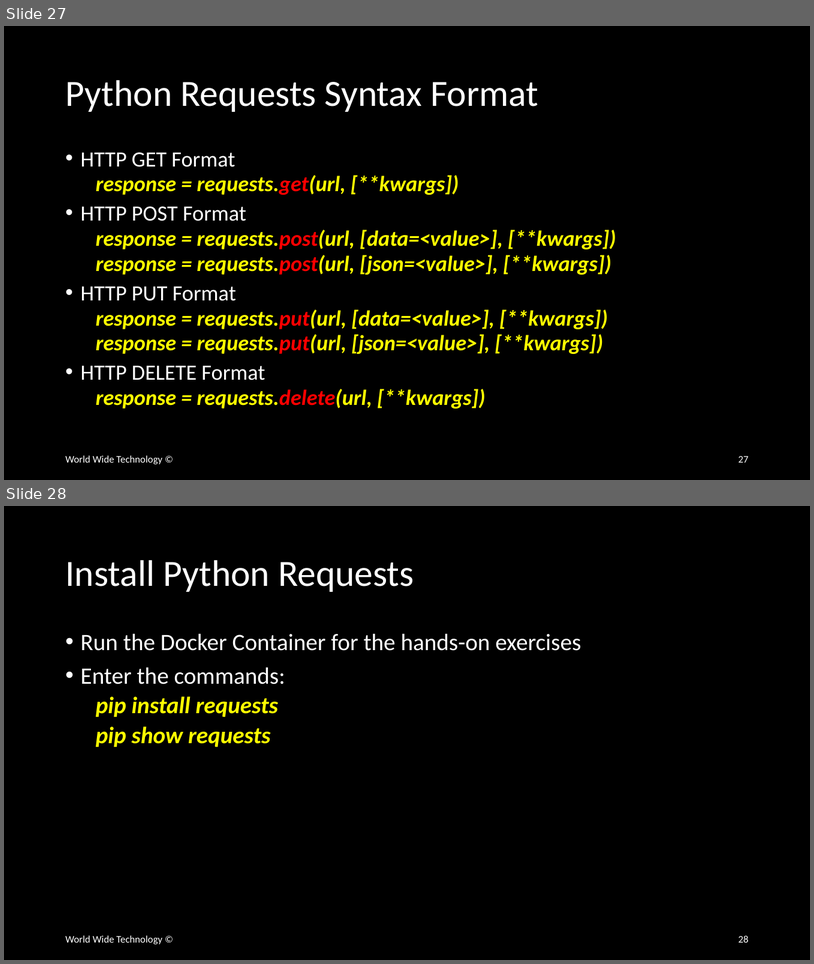
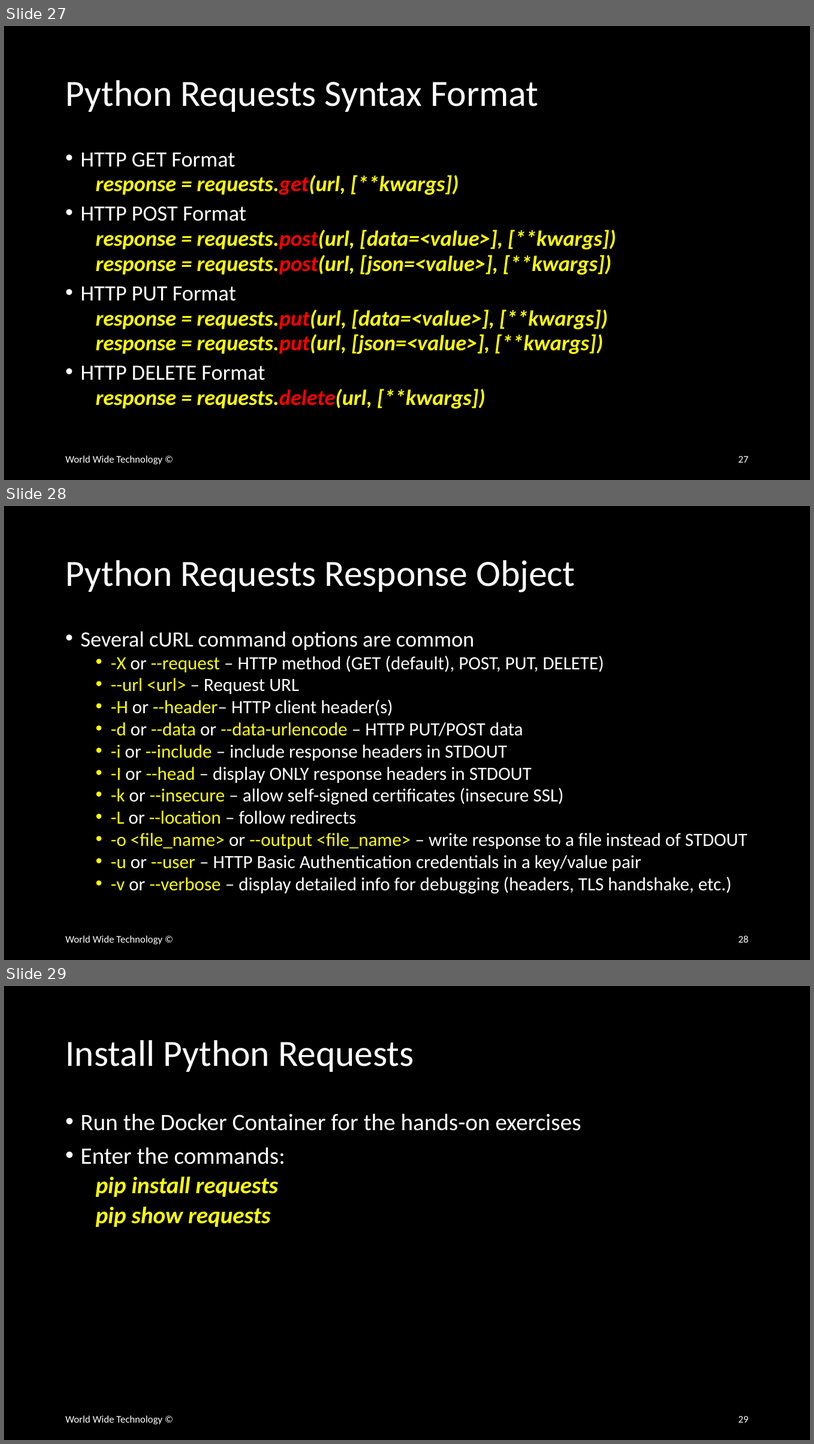
Before and after one commit to wwt/curl-requests-foundations, a slide deck: curl-requests-foundations.pptx. Shown one above the other, each under a label of ours: slides 27 and 28 before the commit, slides 27, 28 and 29 after it. The pictures are 814x964 and 814x1444 pixels, drawn with LibreOffice and Linux fonts; fonts in the diff are those of the drawing. Boxes give left, top, right and bottom in pixels: in the first picture for what was removed or moved away, otherwise in the second. Text is boxed around its words. In the diff, an @@ line names an element or a change of style, - is before the commit and + after.

```diff
--- a/curl-requests-foundations.pptx
+++ b/curl-requests-foundations.pptx
@@ slide 28 added at <box>4,506,810,960</box>, background #000000 @@
@@ title added at <box>65,560,575,592</box>, 44 pt, text #FFFFFF @@
+Python Requests Response Object
@@ text added at <box>81,631,748,894</box>, 22.2 pt, text #FFFFFF @@
+• Several cURL command options are common
+  • -X or --request – HTTP method (GET (default), POST, PUT, DELETE)
+  • --url <url> – Request URL
+  • -H or --header– HTTP client header(s)
+  • -d or --data or --data-urlencode – HTTP PUT/POST data
+  • -i or --include – include response headers in STDOUT
+  • -I or --head – display ONLY response headers in STDOUT
+  • -k or --insecure – allow self-signed certificates (insecure SSL)
+  • -L or --location – follow redirects
+  • -o <file_name> or --output <file_name> – write response to a file instead of STDOUT
+  • -u or --user – HTTP Basic Authentication credentials in a key/value pair
+  • -v or --verbose – display detailed info for debugging (headers, TLS handshake, etc.)
@@ text added at <box>65,935,162,944</box>, 12 pt, text #FFFFFF @@
+World Wide Technology ©
@@ page number added at <box>738,935,749,942</box>, 12 pt, text #FFFFFF @@
+28
@@ what was slide 28 is now slide 29 @@
@@ page number at <box>738,1416,749,1422</box>: text changed @@
-28
+29
```
Also in this commit, not shown: 3 slides changed, 6 other slides added.
